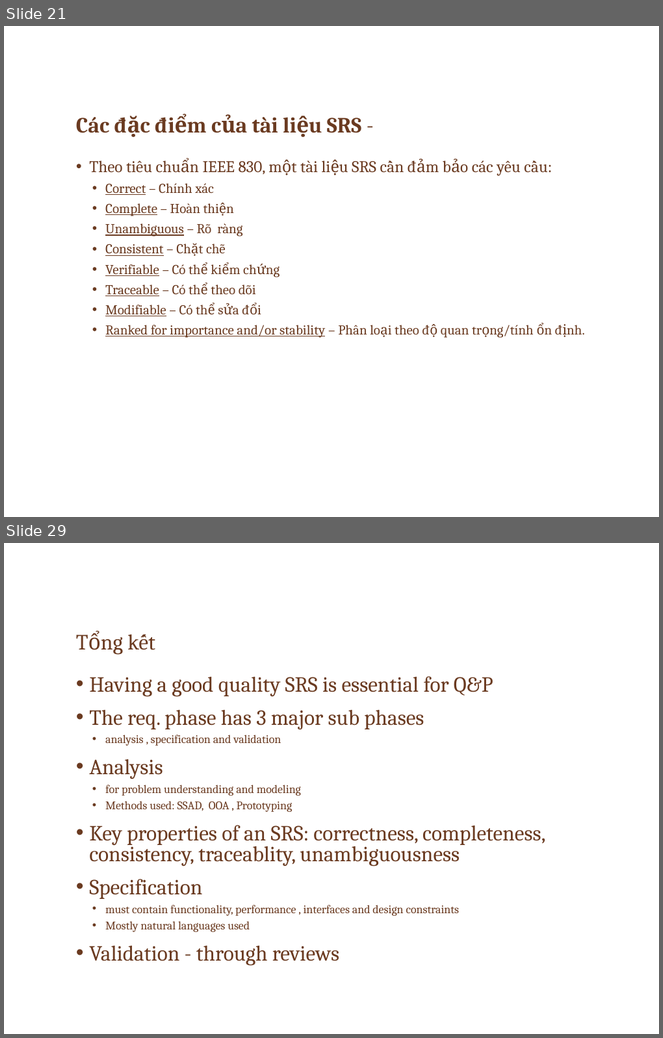
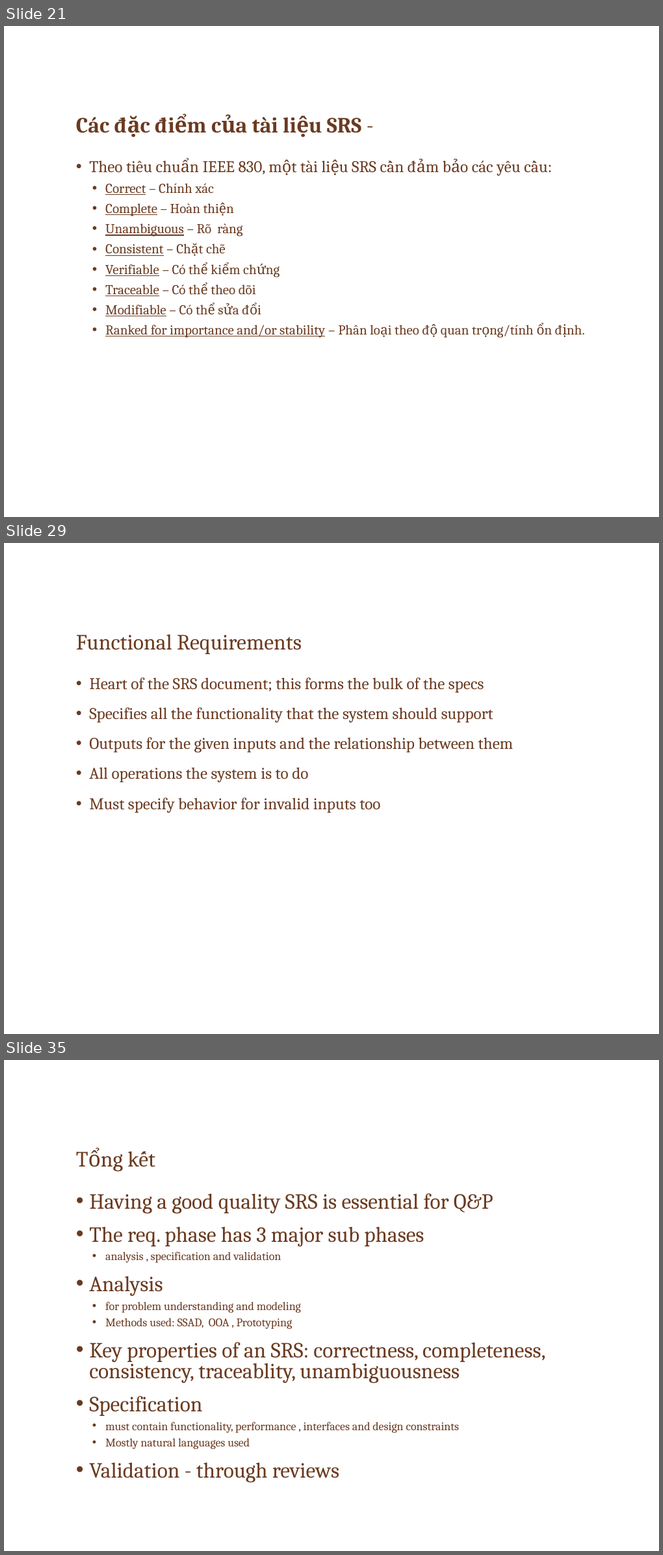
Before and after one commit to ChrisJamison/seminar_cnpm, a slide deck: Seminar/Software Requirement.pptx. Shown one above the other, each under a label of ours: slides 21 and 29 before the commit, slides 21, 29 and 35 after it; the slides between them are not shown. The pictures are 663x1038 and 663x1555 pixels, drawn with LibreOffice and Linux fonts; fonts in the diff are those of the drawing; background and template pictures are left out. Boxes give left, top, right and bottom in pixels: in the first picture for what was removed or moved away, otherwise in the second. Text is boxed around its words. In the diff, an @@ line names an element or a change of style, - is before the commit and + after.

```diff
--- a/Seminar/Software Requirement.pptx
+++ b/Seminar/Software Requirement.pptx
@@ slide 29 added at (4,543,659,1034), background picture (left out) @@
@@ title added at (76,634,302,654), 24 pt, text #6A3A20 @@
+Functional Requirements
@@ text added at (89,678,514,813), 18 pt, text #6A3A20 @@
+• Heart of the SRS document; this forms the bulk of the specs
+• Specifies all the functionality that the system should support
+• Outputs for the given inputs and the relationship between them
+• All operations the system is to do
+• Must specify behavior for invalid inputs too
@@ what was slide 29 is now slide 35 @@
```
Also in this commit, not shown: 5 slides changed, 7 other slides added, 2 slides removed.
